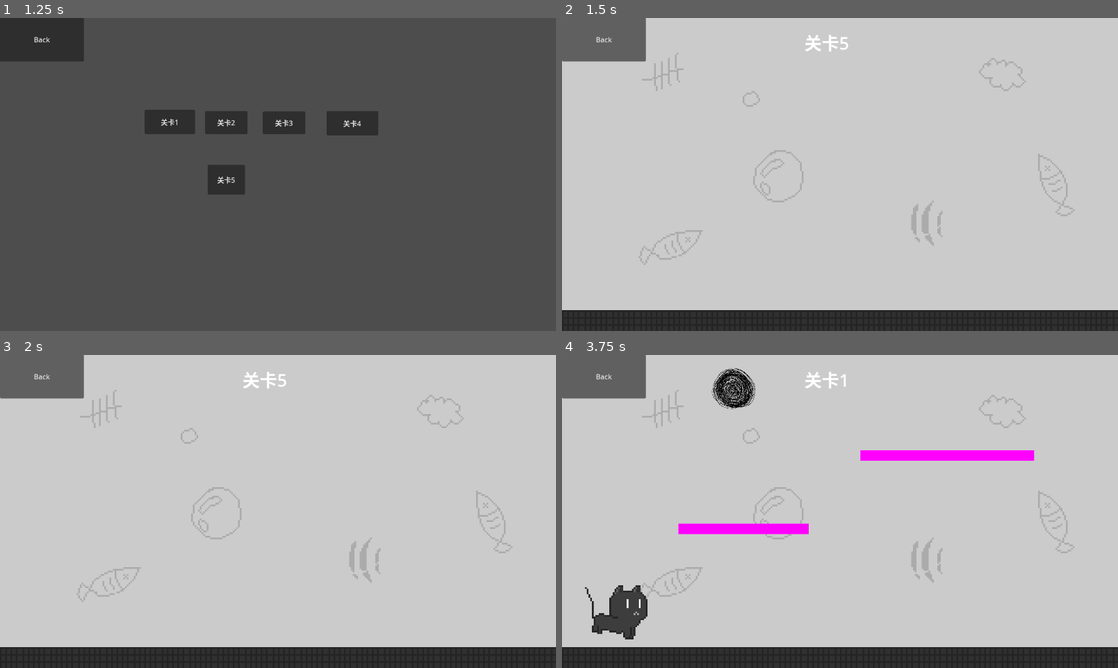
Above: before the commit, frames 1-4 (two rows, left to right).
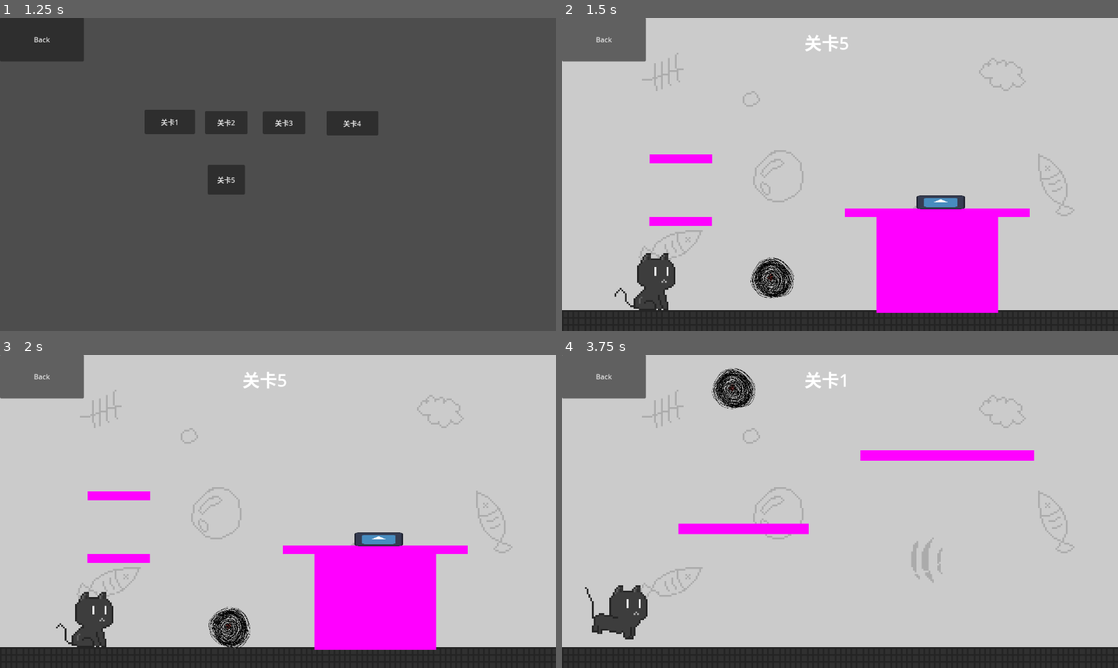
Above: after the commit, the same moments.

Repository: lzcm729/cat-and-string-ball
Game: Godot game, scene res://GUI/start_menu.tscn
Two runs of this game, one before a commit and one after it. Both use one fixed random seed, a clock stepped at 60 frames per second and the inputs below. The engine's default icon, where the game draws it, is replaced by a stand-in: a white triangle on a blue panel in a dark square.
Inputs:
- Up to frame 1 (1.25 s): click "Play" at 0.5 s
- Up to frame 2 (1.5 s): click "关卡5" at 1.25 s
- Up to frame 3 (2 s): no input
- Up to frame 4 (3.75 s): click "Back" at 2 s; click "Play" at 2.75 s; click "关卡1" at 3.5 s

Frame 1 is identical in both runs. In frame 2, 10% of the frame differs, in the area x 9-85%, y 43-95%; in frame 3, 10%; in frame 4, less than 0.1%.

Commit message:
第五关

Diff:
--- /dev/null
+++ b/Levels/IgnitionButton.gd
@@ -0,0 +1,22 @@
+extends StaticBody2D
+
+signal turn_on_fire
+signal turn_off_fire
+
+# Called when the node enters the scene tree for the first time.
+func _ready():
+	pass # Replace with function body.
+
+
+# Called every frame. 'delta' is the elapsed time since the previous frame.
+func _process(delta):
+	pass
+
+func _on_area_2d_body_entered(body):
+	if body.name == "Cat":
+		turn_on_fire.emit()
+
+
+func _on_area_2d_body_exited(body):
+	if body.name == "Cat":
+		turn_off_fire.emit()
--- /dev/null
+++ b/Levels/Stove.gd
@@ -0,0 +1,26 @@
+extends StaticBody2D
+
+var ball
+
+func _ready():
+	pass
+
+
+func _process(delta):
+	pass
+
+func _physics_process(delta):
+	var overlapping_bodies = $FireArea.get_overlapping_bodies()
+	for body in overlapping_bodies:
+		if body.name == "StringBall":
+			body.BeBurned()
+
+func _on_ignition_button_turn_off_fire():
+	$FireArea/Sprite2D.hide()
+	$FireArea.set_monitoring(false)
+
+
+
+func _on_ignition_button_turn_on_fire():
+	$FireArea/Sprite2D.show()
+	$FireArea.set_monitoring(true)
--- a/Levels/level_5.tscn
+++ b/Levels/level_5.tscn
@@ -1,7 +1,21 @@
-[gd_scene load_steps=3 format=3 uid="uid://wq4prlmuphp3"]
+[gd_scene load_steps=13 format=3 uid="uid://wq4prlmuphp3"]
 
 [ext_resource type="PackedScene" uid="uid://dpqb8ih1u4omf" path="res://Levels/vacant_room.tscn" id="1_2qggi"]
 [ext_resource type="PackedScene" uid="uid://bn4481xl7jj4g" path="res://GUI/main_control.tscn" id="1_w16hm"]
+[ext_resource type="PackedScene" uid="uid://3iyqigiyk7np" path="res://Platform.tscn" id="3_wic4y"]
+[ext_resource type="Script" path="res://Levels/Stove.gd" id="4_67jgi"]
+[ext_resource type="Script" path="res://Levels/IgnitionButton.gd" id="4_t8gcx"]
+[ext_resource type="Texture2D" uid="uid://r3wiis3e22jn" path="res://icon.svg" id="5_265qc"]
+[ext_resource type="PackedScene" uid="uid://c4q7s0ehyqx0o" path="res://cat/cat.tscn" id="7_5tk4k"]
+[ext_resource type="PackedScene" uid="uid://b36bl5hadkdtm" path="res://StringBall/StringBall.tscn" id="8_0k72l"]
+[ext_resource type="PackedScene" uid="uid://dmrnndjc054qm" path="res://ChaosCore/ChaosCore.tscn" id="9_oc55v"]
+
+[sub_resource type="RectangleShape2D" id="RectangleShape2D_gbec1"]
+
+[sub_resource type="RectangleShape2D" id="RectangleShape2D_5onvp"]
+size = Vector2(111.461, 111.818)
+
+[sub_resource type="RectangleShape2D" id="RectangleShape2D_nmjxg"]
 
 [node name="Level5" type="Node2D"]
 
@@ -9,3 +23,86 @@
 
 [node name="main_control" parent="." instance=ExtResource("1_w16hm")]
 level_name = "关卡5"
+
+[node name="StaticBody2D" parent="." instance=ExtResource("3_wic4y")]
+position = Vector2(274, 324)
+scale = Vector2(7.16, 1)
+
+[node name="StaticBody2D3" parent="." instance=ExtResource("3_wic4y")]
+position = Vector2(864, 448)
+scale = Vector2(21.32, 1)
+
+[node name="StaticBody2D4" parent="." instance=ExtResource("3_wic4y")]
+position = Vector2(864, 568)
+scale = Vector2(13.9693, 11.0094)
+
+[node name="StaticBody2D2" parent="." instance=ExtResource("3_wic4y")]
+position = Vector2(273, 468)
+scale = Vector2(7.16, 1)
+
+[node name="Stove" type="StaticBody2D" parent="."]
+position = Vector2(872, 424)
+scale = Vector2(5.74189, 1.43089)
+script = ExtResource("4_67jgi")
+
+[node name="Sprite2D" type="Sprite2D" parent="Stove"]
+position = Vector2(-5.36442e-06, -2.86102e-05)
+scale = Vector2(0.152389, 0.174716)
+texture = ExtResource("5_265qc")
+
+[node name="CollisionShape2D" type="CollisionShape2D" parent="Stove"]
+shape = SubResource("RectangleShape2D_gbec1")
+
+[node name="FireArea" type="Area2D" parent="Stove"]
+position = Vector2(4.76837e-07, -16.7727)
+scale = Vector2(0.1, 0.1)
+collision_layer = 0
+collision_mask = 8
+monitoring = false
+metadata/_edit_group_ = true
+
+[node name="Sprite2D" type="Sprite2D" parent="Stove/FireArea"]
+visible = false
+scale = Vector2(1, 1)
+texture = ExtResource("5_265qc")
+
+[node name="CollisionShape2D" type="CollisionShape2D" parent="Stove/FireArea"]
+scale = Vector2(1, 1)
+shape = SubResource("RectangleShape2D_5onvp")
+
+[node name="IgnitionButton" type="StaticBody2D" parent="."]
+position = Vector2(696, 432)
+scale = Vector2(1.1819, 0.630895)
+script = ExtResource("4_t8gcx")
+
+[node name="Sprite2D" type="Sprite2D" parent="IgnitionButton"]
+scale = Vector2(1, 1)
+
+[node name="CollisionShape2D" type="CollisionShape2D" parent="IgnitionButton"]
+shape = SubResource("RectangleShape2D_gbec1")
+
+[node name="Area2D" type="Area2D" parent="IgnitionButton"]
+collision_layer = 0
+collision_mask = 2
+
+[node name="CollisionShape2D" type="CollisionShape2D" parent="IgnitionButton/Area2D"]
+position = Vector2(0, -25.3608)
+shape = SubResource("RectangleShape2D_nmjxg")
+
+[node name="Cat" parent="." instance=ExtResource("7_5tk4k")]
+position = Vector2(200, 600)
+
+[node name="StringBall" parent="." instance=ExtResource("8_0k72l")]
+position = Vector2(456, 584)
+
+[node name="ChaosCore" parent="." instance=ExtResource("9_oc55v")]
+visible = false
+position = Vector2(448, 64)
+
+[connection signal="body_entered" from="Stove/FireArea" to="Stove" method="_on_area_2d_body_entered"]
+[connection signal="body_exited" from="Stove/FireArea" to="Stove" method="_on_area_2d_body_exited"]
+[connection signal="turn_off_fire" from="IgnitionButton" to="Stove" method="_on_ignition_button_turn_off_fire"]
+[connection signal="turn_on_fire" from="IgnitionButton" to="Stove" method="_on_ignition_button_turn_on_fire"]
+[connection signal="body_entered" from="IgnitionButton/Area2D" to="IgnitionButton" method="_on_area_2d_body_entered"]
+[connection signal="body_exited" from="IgnitionButton/Area2D" to="IgnitionButton" method="_on_area_2d_body_exited"]
+[connection signal="show_chaos_core" from="StringBall" to="ChaosCore" method="_on_string_ball_show_chaos_core"]
--- a/StringBall/StringBall.gd
+++ b/StringBall/StringBall.gd
@@ -32,12 +32,12 @@
 		recorded_position = position
 		var distance = delta_position.x + delta_position.y
 		MapDistanceToHP(distance)
-		if current_hp > initial_hp * broken_ratio:
-			SetScaleByHP()
-		else:
-			$Sprite2D.hide()
-			show_chaos_core.emit(position)
-			queue_free()
+	if current_hp > initial_hp * broken_ratio:
+		SetScaleByHP()
+	else:
+		$Sprite2D.hide()
+		show_chaos_core.emit(position)
+		queue_free()
 
 
 func MapDistanceToHP(distance:float):
@@ -90,3 +90,7 @@
 	can_decay = true
 	set_sleeping(false)
 	recorded_position = position
+
+
+func BeBurned():
+	current_hp *= 0.99
--- a/StringBall/StringBall.tscn
+++ b/StringBall/StringBall.tscn
@@ -1,6 +1,7 @@
-[gd_scene load_steps=5 format=3 uid="uid://b36bl5hadkdtm"]
+[gd_scene load_steps=6 format=3 uid="uid://b36bl5hadkdtm"]
 
 [ext_resource type="Script" path="res://StringBall/StringBall.gd" id="1_v6uy8"]
+[ext_resource type="Texture2D" uid="uid://3bljcqruh2ta" path="res://ChaosCore/ChaosCore.png" id="2_6i0lo"]
 [ext_resource type="Texture2D" uid="uid://cqhak76kqruoh" path="res://StringBall/StringBall.png" id="2_wgvc4"]
 
 [sub_resource type="PhysicsMaterial" id="PhysicsMaterial_duu8p"]
@@ -14,6 +15,10 @@
 angular_damp = 1.0
 script = ExtResource("1_v6uy8")
 
+[node name="ChaosCoreToken" type="Sprite2D" parent="."]
+scale = Vector2(0.1, 0.1)
+texture = ExtResource("2_6i0lo")
+
 [node name="Sprite2D" type="Sprite2D" parent="."]
 scale = Vector2(0.5, 0.5)
 texture = ExtResource("2_wgvc4")
--- a/cat/cat.tscn
+++ b/cat/cat.tscn
@@ -355,7 +355,7 @@
 height = 100.0
 
 [node name="Cat" type="CharacterBody2D"]
-collision_layer = 0
+collision_layer = 2
 script = ExtResource("1_6rb40")
 
 [node name="Sprite2D" type="Sprite2D" parent="."]
--- a/project.godot
+++ b/project.godot
@@ -48,6 +48,12 @@
 ]
 }
 
+[layer_names]
+
+2d_physics/layer_1="墙壁"
+2d_physics/layer_2="猫"
+2d_physics/layer_4="线球"
+
 [physics]
 
 2d/default_linear_damp=0.0
